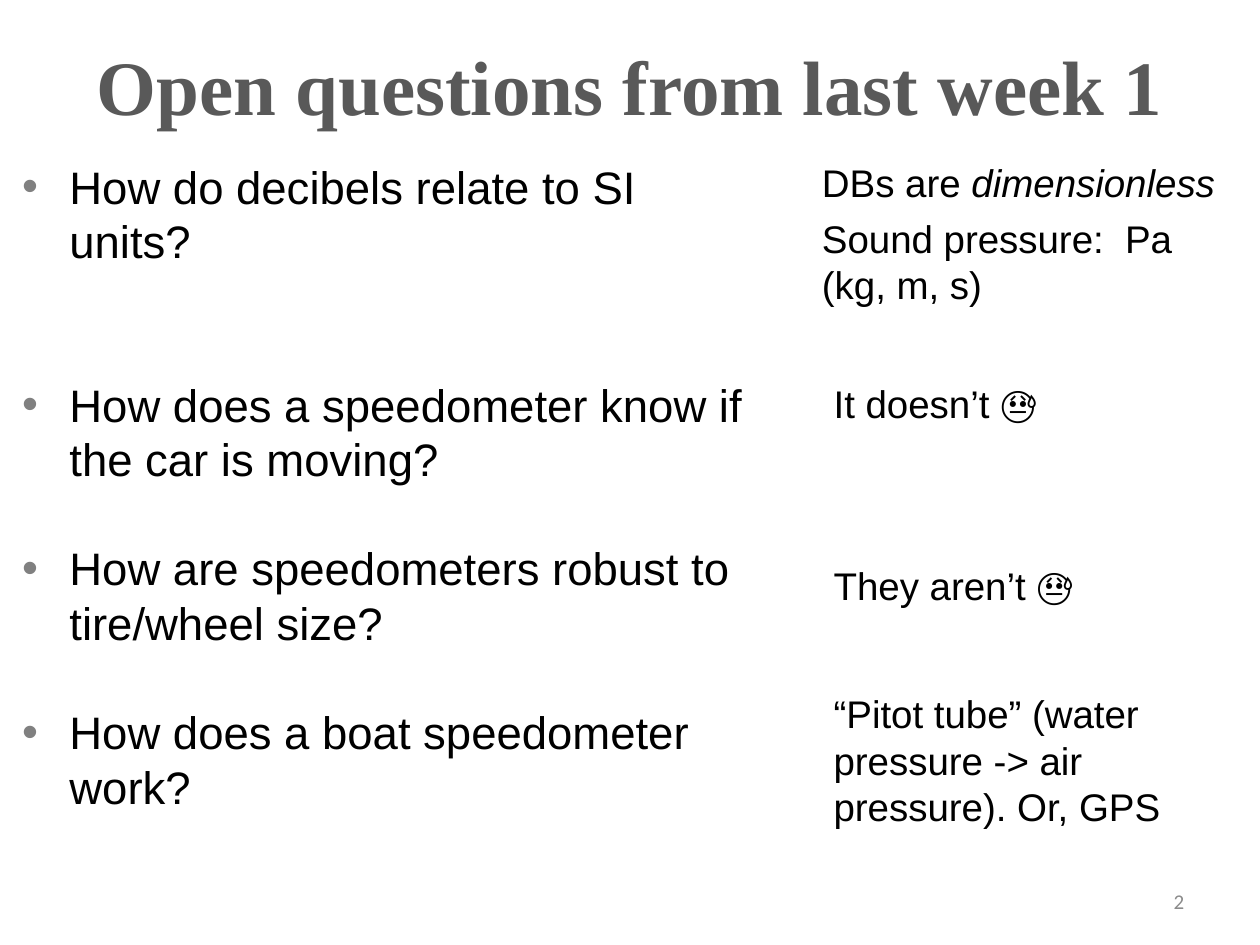
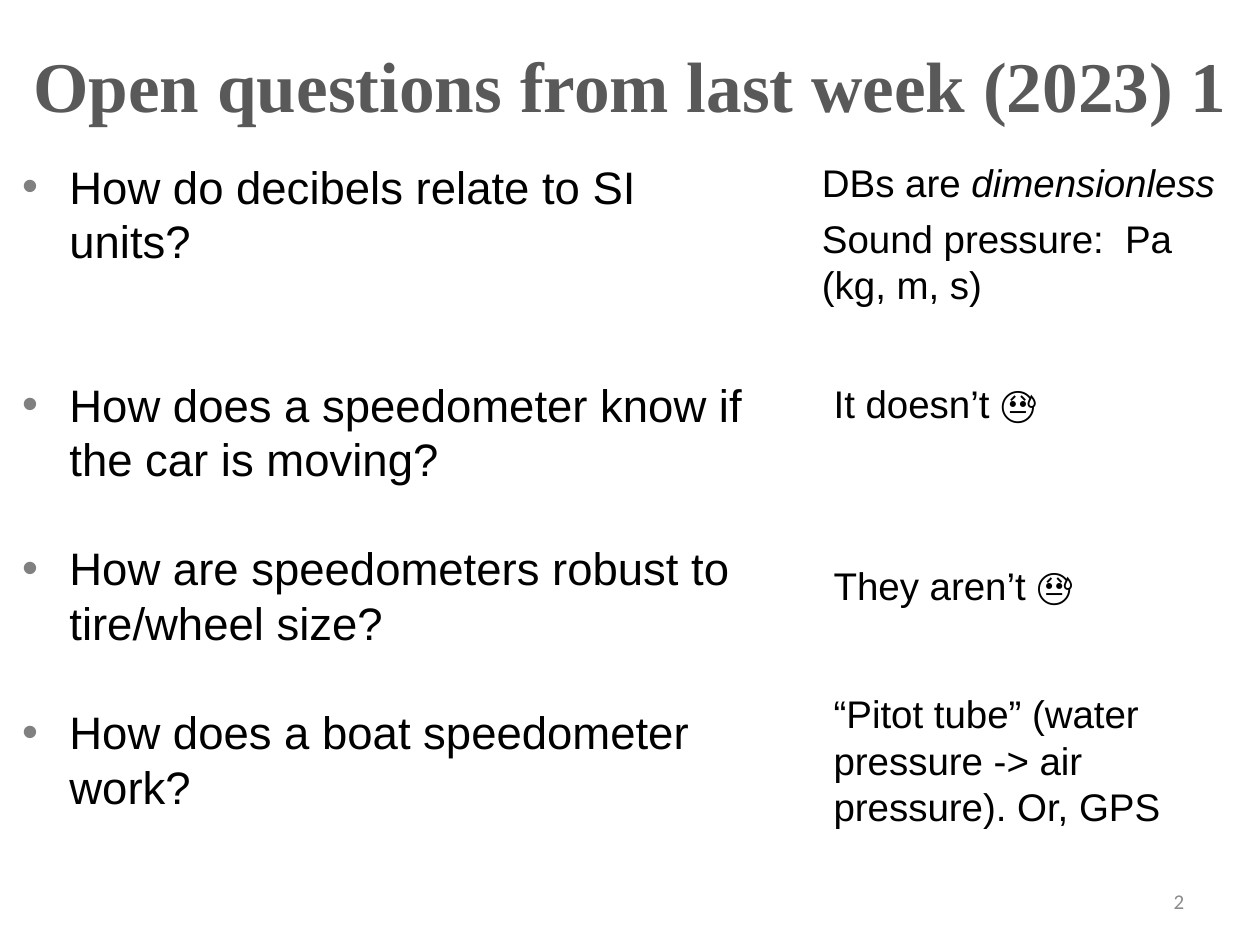
Before and after one commit to beliveau-lab/gen575, a slide deck: slide 2 of lectures/2.Information.Theory.pptx. Drawn at 1260x945 pixels with LibreOffice and Linux fonts; fonts in the diff are those of the drawing. Boxes give left, top, right and bottom in pixels: in the first picture for what was removed or moved away, otherwise in the second. Text is boxed around its words. In the diff, an @@ line names an element or a change of style, - is before the commit and + after.

Commit message:
Updated lecture 2 slides

```diff
--- a/lectures/2.Information.Theory.pptx
+++ b/lectures/2.Information.Theory.pptx
@@ text at [33, 62, 1227, 126]: text changed; size 44 to 40.7 pt @@
-Open questions from last week 1
+Open questions from last week (2023) 1
```
Also in this commit, not shown: 2 other slides changed, 4 slides added, 1 slide removed.
